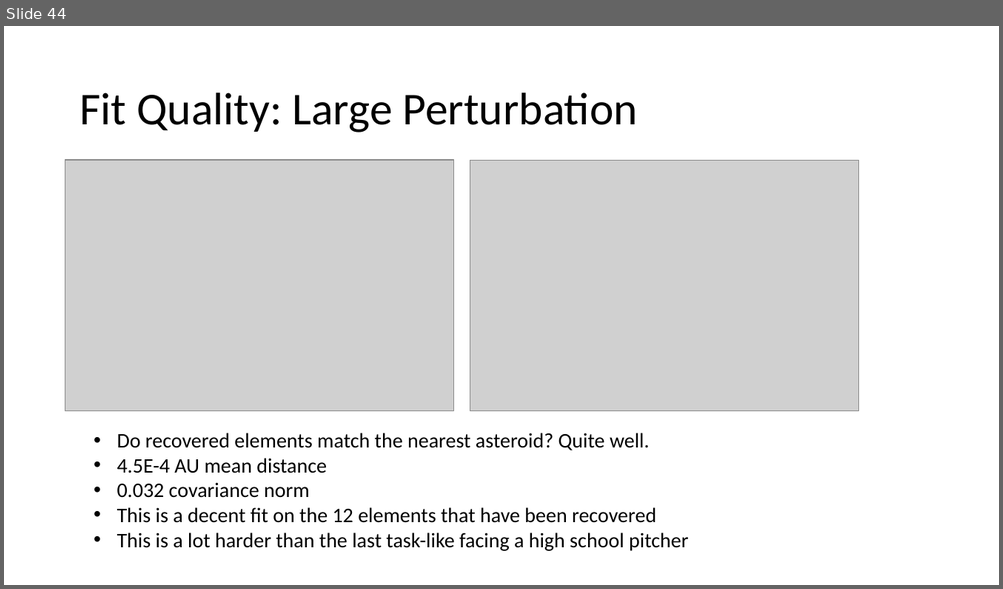
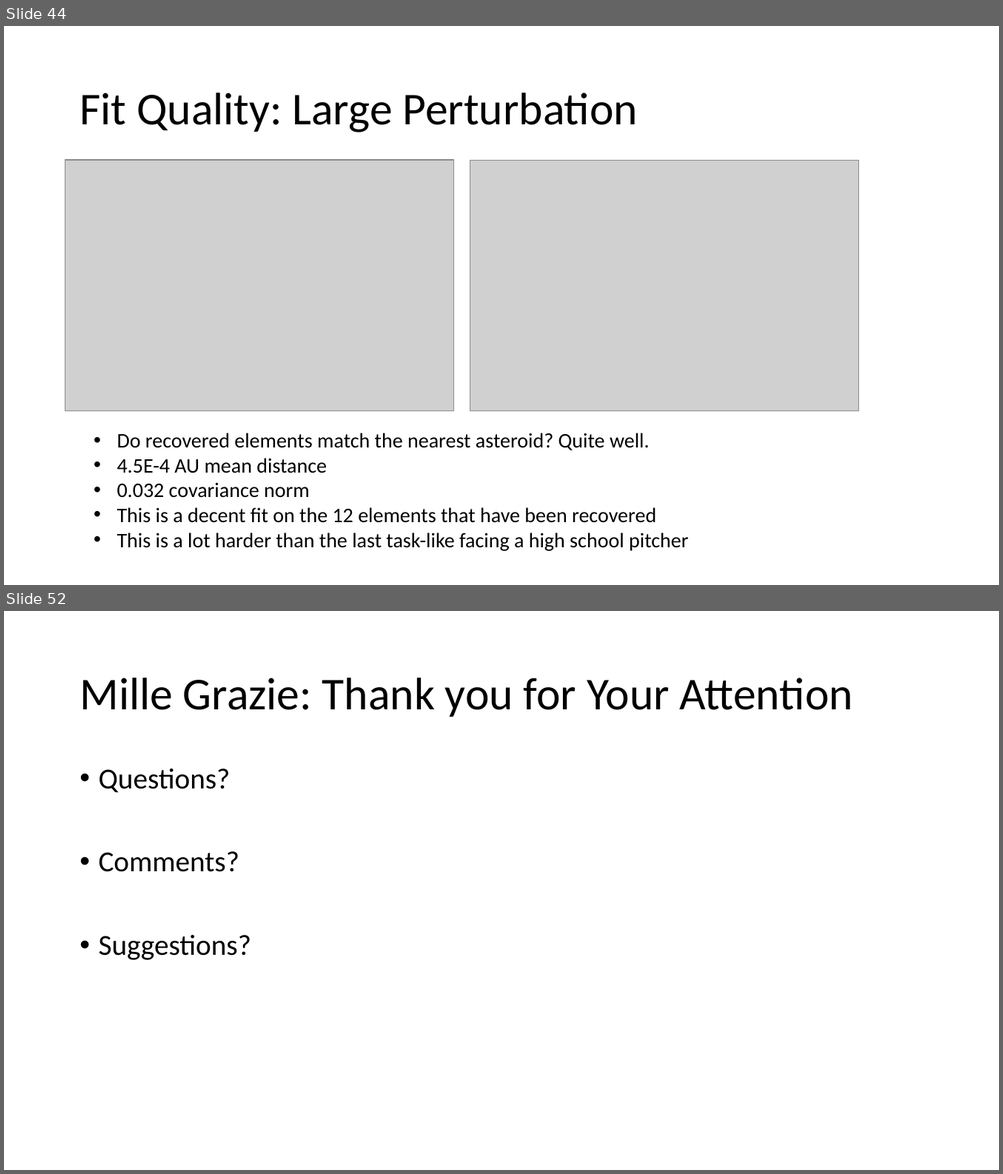
Before and after one commit to memanuel/kepler-sieve, a slide deck: thesis/kepler-sieve-slides.pptx. Shown one above the other, each under a label of ours: slide 44 before the commit, slides 44 and 52 after it; the slides between them are not shown. The pictures are 1003x589 and 1003x1174 pixels, drawn with LibreOffice and Linux fonts; fonts in the diff are those of the drawing; grey boxes stand for pictures. Boxes give left, top, right and bottom in pixels: in the first picture for what was removed or moved away, otherwise in the second. Text is boxed around its words. In the diff, an @@ line names an element or a change of style, - is before the commit and + after.

```diff
--- a/thesis/kepler-sieve-slides.pptx
+++ b/thesis/kepler-sieve-slides.pptx
@@ slide 52 added at [4,611,999,1170], background #FFFFFF @@
@@ title added at [79,678,853,717], 44 pt, text #000000 @@
+Mille Grazie: Thank you for Your Attention
@@ text added at [99,769,251,960], 28 pt, text #000000 @@
+• Questions?
+• Comments?
+• Suggestions?
```
Also in this commit, not shown: 7 other slides added, 1 slide removed, 2 other files.
